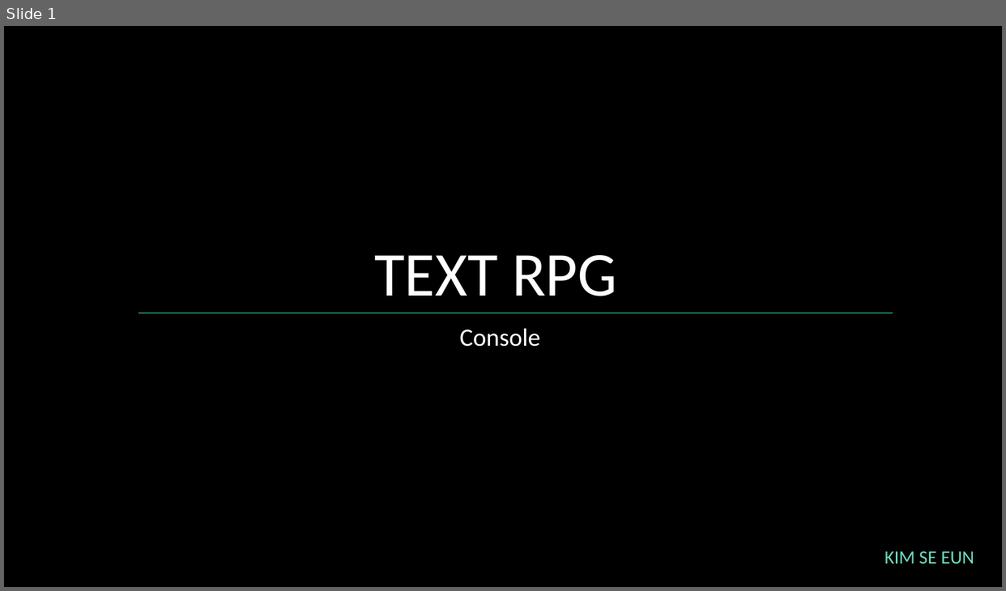
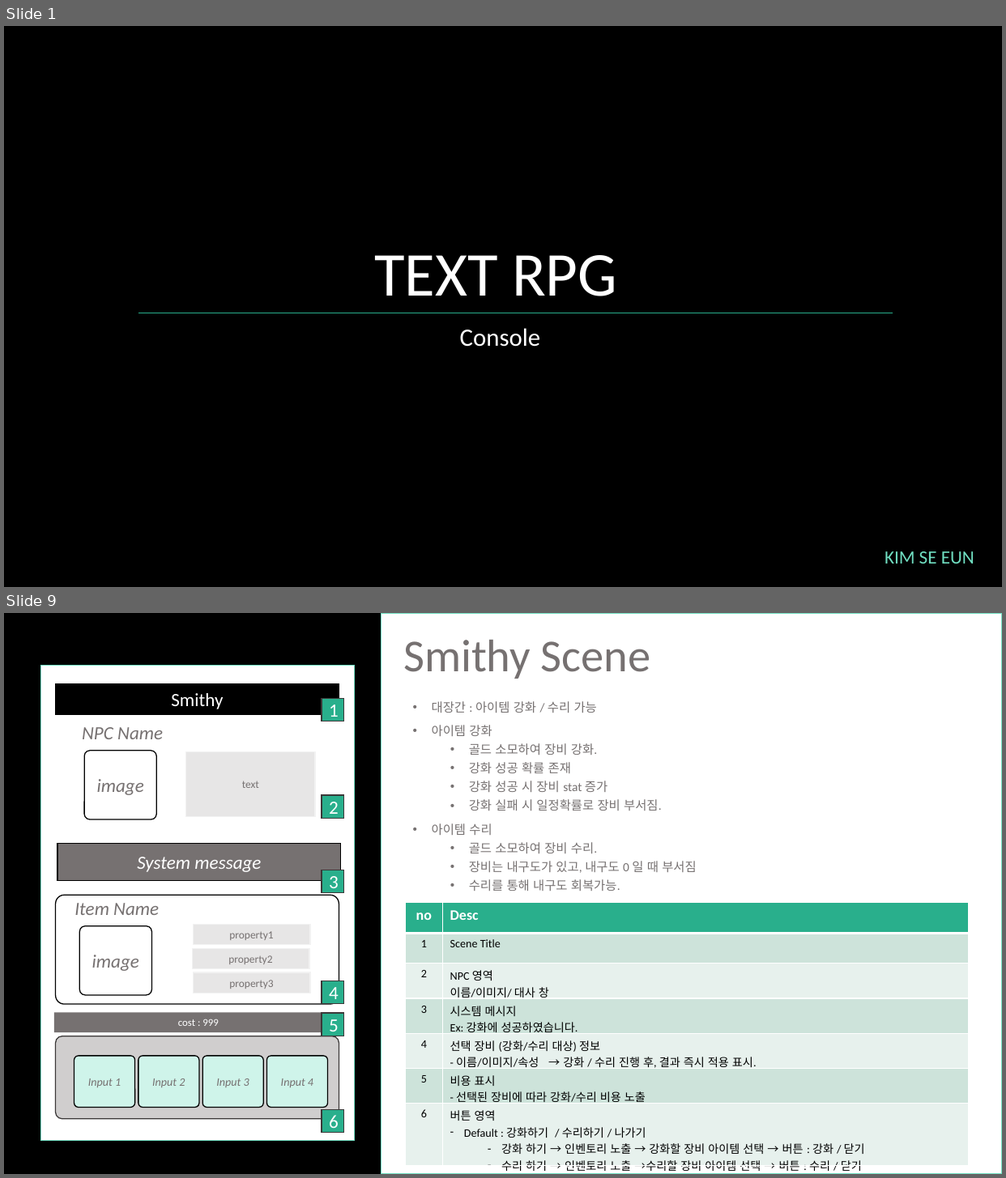
Before and after one commit to SeEunK/KProject, a slide deck: TEXT RPG.pptx. Shown one above the other, each under a label of ours: slide 1 before the commit, slides 1 and 9 after it; the slides between them are not shown. The pictures are 1006x591 and 1006x1178 pixels, drawn with LibreOffice and Linux fonts; fonts in the diff are those of the drawing. Boxes give left, top, right and bottom in pixels: in the first picture for what was removed or moved away, otherwise in the second. Text is boxed around its words. In the diff, an @@ line names an element or a change of style, - is before the commit and + after.

Commit message:
text prg ppt add

```diff
--- a/TEXT RPG.pptx
+++ b/TEXT RPG.pptx
@@ slide 9 added at bbox=[4, 613, 1002, 1174], background #000000 @@
@@ rectangle added at bbox=[381, 613, 1002, 1174], fill #FFFFFF, outline #70DEC1 1 pt @@
@@ text added at bbox=[403, 640, 651, 679], 44 pt, text #767171 @@
+Smithy Scene
@@ rectangle added at bbox=[40, 666, 355, 1142], fill #FFFFFF, outline #70DEC1 1 pt @@
@@ rectangle added at bbox=[56, 684, 339, 714], fill #000000, outline #000000 1 pt, 18 pt, text #FFFFFF @@
+Smithy
@@ rectangle added at bbox=[322, 698, 344, 722], fill #29AF8C, outline #3B3838 1 pt, 18 pt, text #FFFFFF @@
+1
@@ text added at bbox=[432, 701, 696, 891], 12 pt, text #767171 @@
+• 대장간 : 아이템 강화 / 수리 가능
+• 아이템 강화
+  • 골드 소모하여 장비 강화.
+  • 강화 성공 확률 존재
+  • 강화 성공 시 장비 stat 증가
+  • 강화 실패 시 일정확률로 장비 부서짐.
+• 아이템 수리
+  • 골드 소모하여 장비 수리.
+  • 장비는 내구도가 있고, 내구도 0 일 때 부서짐
+  • 수리를 통해 내구도 회복가능.
@@ text added at bbox=[82, 727, 163, 739], 18 pt, text #767171, italic @@
+NPC Name
@@ rounded rectangle added at bbox=[84, 751, 156, 820], fill #FFFFFF, outline #000000 1 pt, 18 pt, text #767171, italic @@
+image
@@ rectangle added at bbox=[186, 752, 315, 816], fill #E7E6E6, outline #F2F2F2 1 pt, 10.5 pt, text #767171 @@
+text
@@ rectangle added at bbox=[322, 796, 344, 819], fill #29AF8C, outline #3B3838 1 pt, 18 pt, text #FFFFFF @@
+2
@@ rectangle added at bbox=[57, 844, 341, 881], fill #767171, outline #000000 1 pt, 18 pt, text #FFFFFF, italic @@
+System message
@@ rectangle added at bbox=[322, 870, 344, 893], fill #29AF8C, outline #3B3838 1 pt, 18 pt, text #FFFFFF @@
+3
@@ rounded rectangle added at bbox=[56, 895, 339, 1004], fill #FFFFFF, outline #000000 1 pt @@
@@ text added at bbox=[74, 903, 159, 915], 18 pt, text #767171, italic @@
+Item Name
@@ table added at bbox=[405, 903, 968, 1174], 7 rows, 2 columns @@
+no | Desc
+1 | Scene Title
+2 | NPC 영역 / 이름/이미지/ 대사 창
+3 | 시스템 메시지 / Ex: 강화에 성공하였습니다.
+4 | 선택 장비 (강화/수리 대상) 정보 / - 이름/이미지/속성 → 강화 / 수리 진행 후, 결과 즉시 적용 표시.
+5 | 비용 표시 / - 선택된 장비에 따라 강화/수리 비용 노출
+6 | 버튼 영역 / Default : 강화하기 / 수리하기 / 나가기 / 강화 하기 → 인벤토리 노출 → 강화할 장비 아이템 선택 → 버튼 : 강화 / 닫기 / 수리 하기 → 인벤토리 노출 →수리할 장비 아이템 선택 → 버튼 : 수리 / 닫기
@@ rounded rectangle added at bbox=[79, 926, 151, 995], fill #FFFFFF, outline #000000 1 pt, 18 pt, text #767171, italic @@
+image
@@ rectangle added at bbox=[193, 924, 310, 944], fill #E7E6E6, outline #F2F2F2 1 pt, 10.5 pt, text #767171 @@
+property1
@@ rectangle added at bbox=[192, 948, 309, 969], fill #E7E6E6, outline #F2F2F2 1 pt, 10.5 pt, text #767171 @@
+property2
@@ rectangle added at bbox=[193, 973, 310, 994], fill #E7E6E6, outline #F2F2F2 1 pt, 10.5 pt, text #767171 @@
+property3
@@ rectangle added at bbox=[322, 982, 344, 1004], fill #29AF8C, outline #3B3838 1 pt, 18 pt, text #FFFFFF @@
+4
@@ rectangle added at bbox=[54, 1013, 343, 1033], fill #767171, 10 pt, text #FFFFFF @@
+cost : 999
@@ rectangle added at bbox=[322, 1013, 344, 1037], fill #29AF8C, outline #3B3838 1 pt, 18 pt, text #FFFFFF @@
+5
@@ rounded rectangle added at bbox=[56, 1037, 339, 1119], fill #D0CECE, outline #3B3838 1 pt @@
@@ rounded rectangle added at bbox=[74, 1056, 135, 1108], fill #CFF4EA, outline #000000 1 pt, 11 pt, text #767171, italic @@
+Input 1
@@ rounded rectangle added at bbox=[138, 1056, 199, 1108], fill #CFF4EA, outline #000000 1 pt, 11 pt, text #767171, italic @@
+Input 2
@@ rounded rectangle added at bbox=[202, 1056, 263, 1108], fill #CFF4EA, outline #000000 1 pt, 11 pt, text #767171, italic @@
+Input 3
@@ rounded rectangle added at bbox=[266, 1056, 327, 1108], fill #CFF4EA, outline #000000 1 pt, 11 pt, text #767171, italic @@
+Input 4
@@ rectangle added at bbox=[322, 1110, 344, 1133], fill #29AF8C, outline #3B3838 1 pt, 18 pt, text #FFFFFF @@
+6
```
Also in this commit, not shown: 5 slides changed, 4 other slides added, 1 slide removed, 1 other file.
